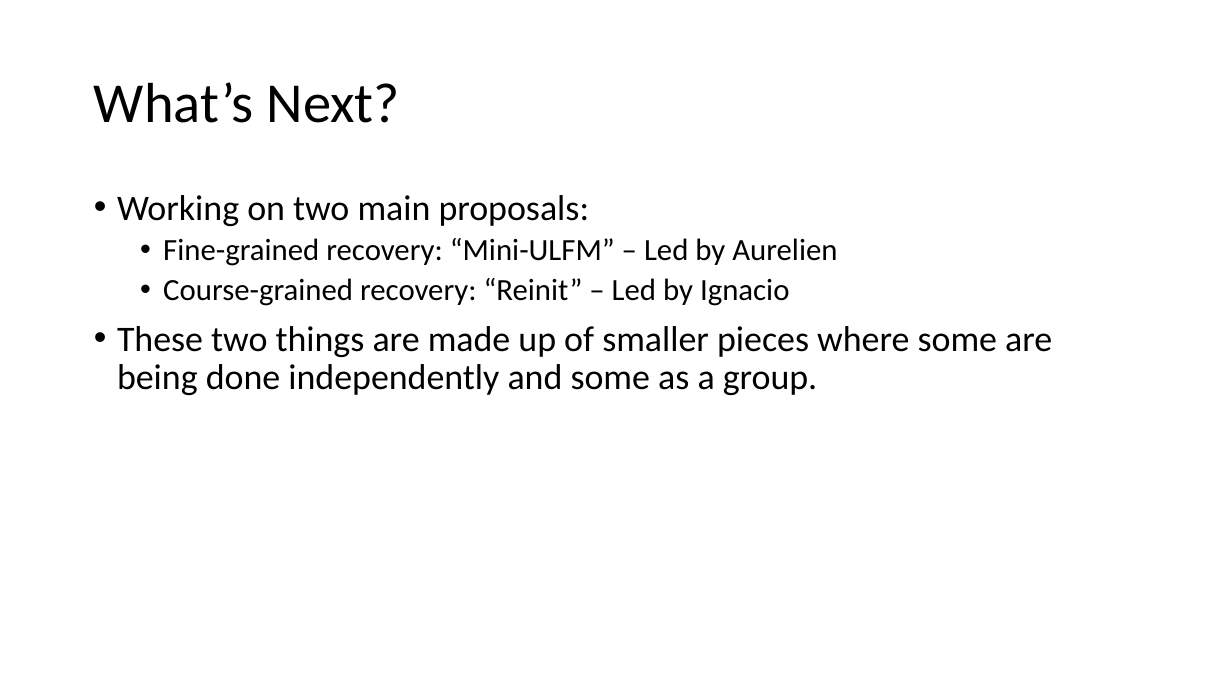
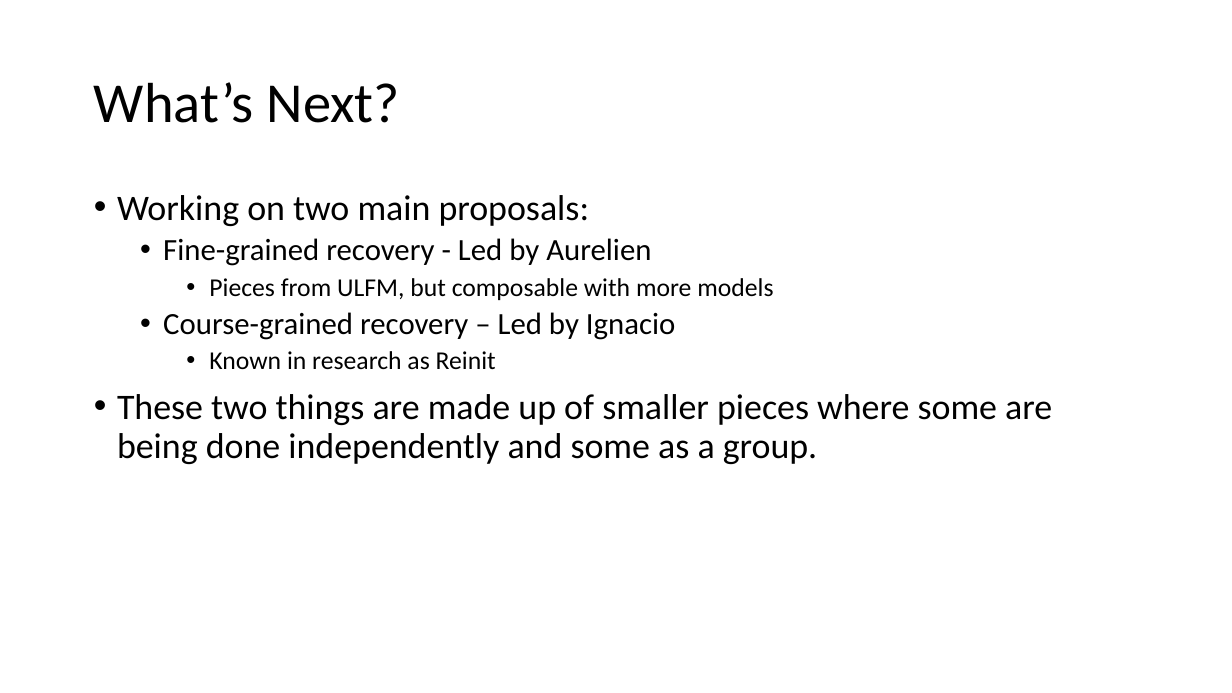
Before and after one commit to mpi-forum/mpi-forum.github.io, a slide deck: slide 5 of slides/2019/05/2019-05-31-FTWG-Update.pptx. Drawn at 1232x693 pixels with LibreOffice and Linux fonts; fonts in the diff are those of the drawing. Boxes give left, top, right and bottom in pixels: in the first picture for what was removed or moved away, otherwise in the second. Text is boxed around its words. In the diff, an @@ line names an element or a change of style, - is before the commit and + after.

```diff
--- a/slides/2019/05/2019-05-31-FTWG-Update.pptx
+++ b/slides/2019/05/2019-05-31-FTWG-Update.pptx
@@ text at box(163, 238, 773, 370): text changed @@
-  • Fine-grained recovery: “Mini-ULFM” – Led by Aurelien
-  • Course-grained recovery: “Reinit” – Led by Ignacio
+  • Fine-grained recovery - Led by Aurelien
+    • Pieces from ULFM, but composable with more models
+  • Course-grained recovery – Led by Ignacio
+    • Known in research as Reinit
```
Also in this commit, not shown: 6 other slides changed.
